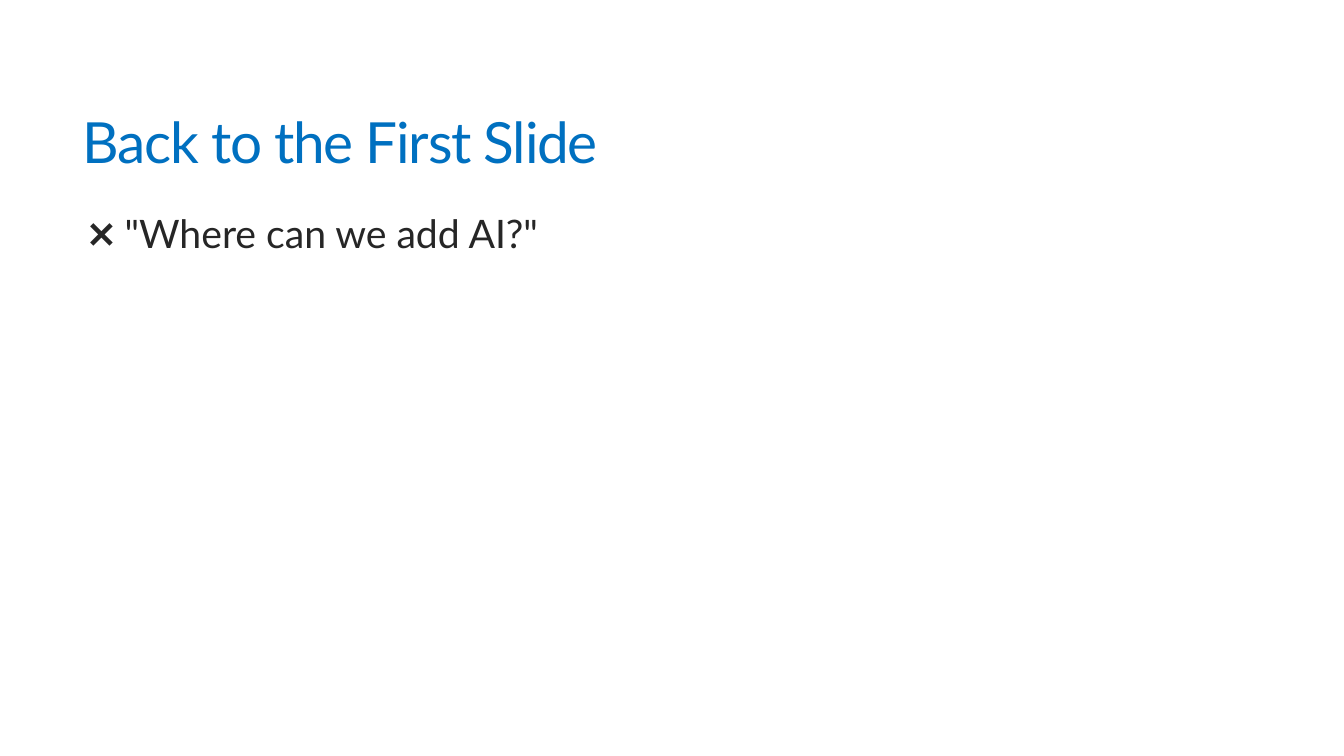
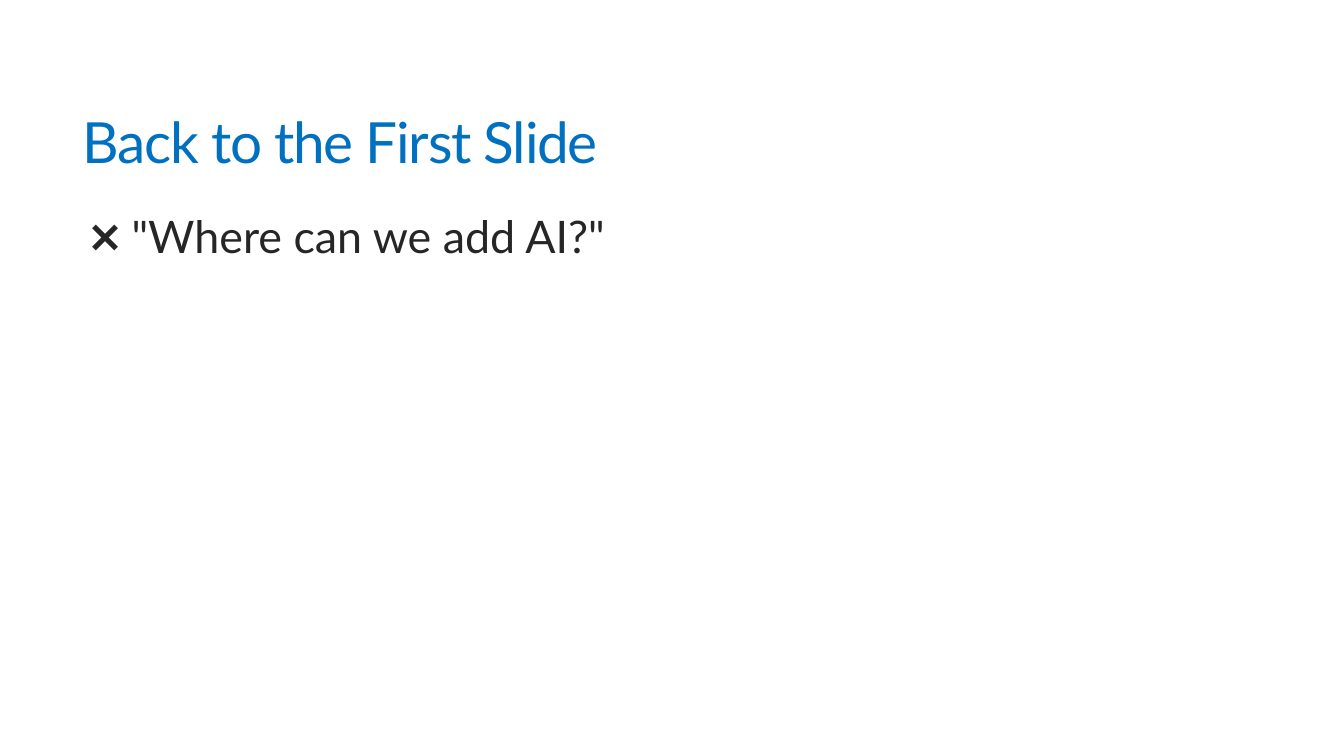
Before and after one commit to trailheadtechnology/10-ai-features-workshop, a slide deck: slide 2 of modules/M5-closing/M5-closing.pptx. Drawn at 1344x756 pixels with LibreOffice and Linux fonts; fonts in the diff are those of the drawing. Boxes give left, top, right and bottom in pixels: in the first picture for what was removed or moved away, otherwise in the second. Text is boxed around its words. In the diff, an @@ line names an element or a change of style, - is before the commit and + after.

```diff
--- a/modules/M5-closing/M5-closing.pptx
+++ b/modules/M5-closing/M5-closing.pptx
@@ text "❌ "Where can we add ..." at box(132, 220, 604, 254): size 28 to 32 pt @@
```
Also in this commit, not shown: 8 other slides changed, 22 slides removed, 9 other files.
